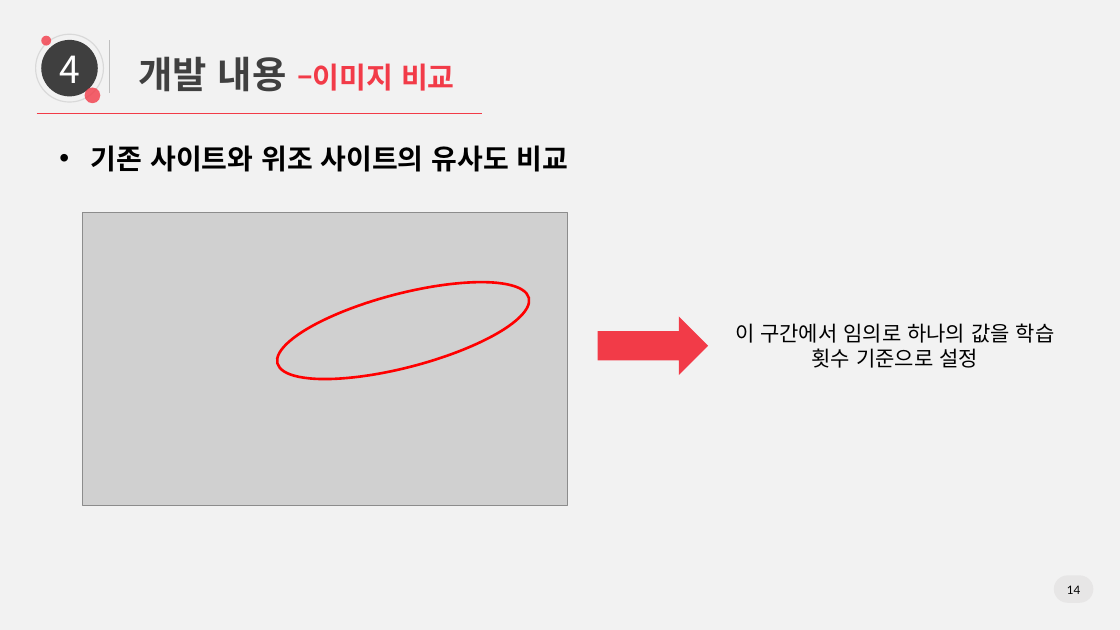
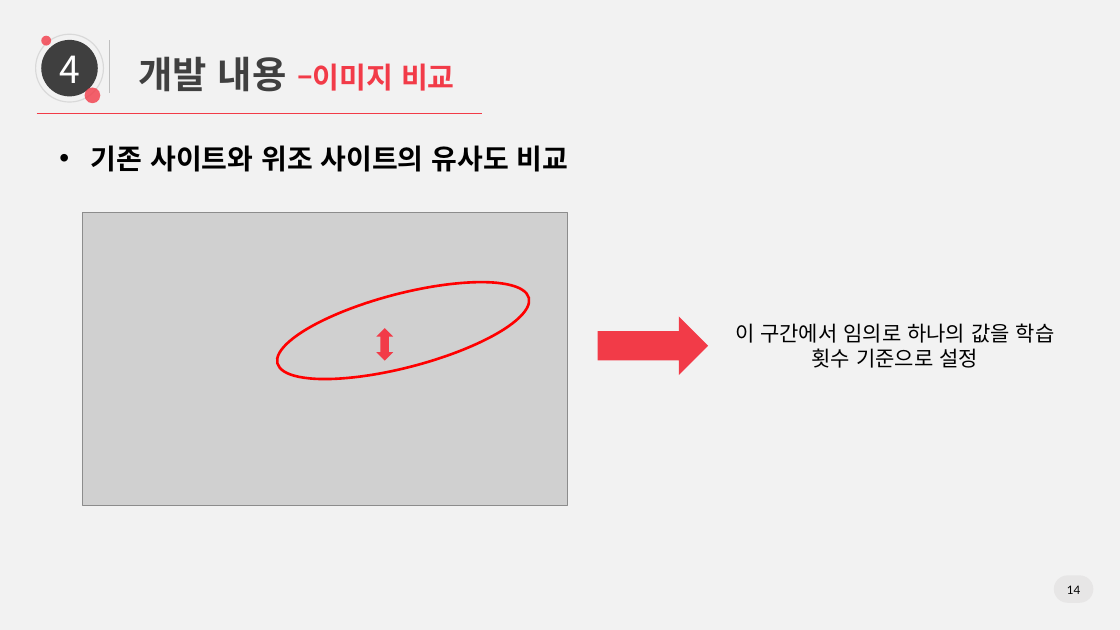
Before and after one commit to yjinsol/grad_project, a slide deck: slide 14 of Docs/20190515_졸업논문 중간발표/0515 논문 중간발표_final.pptx. Drawn at 1120x630 pixels with LibreOffice and Linux fonts; fonts in the diff are those of the drawing; grey boxes stand for pictures. Boxes give left, top, right and bottom in pixels: in the first picture for what was removed or moved away, otherwise in the second. Text is boxed around its words. In the diff, an @@ line names an element or a change of style, - is before the commit and + after.

Commit message:
upload midterm presentation ppt

```diff
--- a/Docs/20190515_졸업논문 중간발표/0515 논문 중간발표_final.pptx
+++ b/Docs/20190515_졸업논문 중간발표/0515 논문 중간발표_final.pptx
@@ up down arrow added at <box>376,329,393,361</box>, fill #F23B48 @@
```
